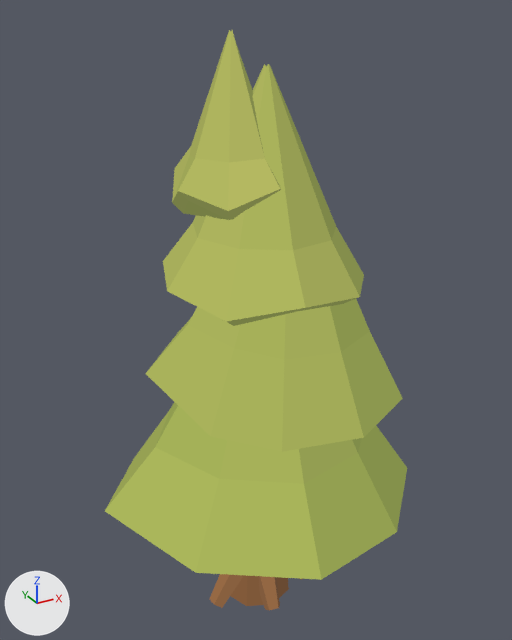
A saved change to the glTF model assets/models/forage_2_summer.glb.
Camera for both pictures: a camera (50 mm lens) standing at (-2.54, -4.61, 5.02) and looking at (0.0, 0.0, 2.72). The lights are fixed; the arrows at lower left show +X, +Y and +Z. The first picture is the older version. Vertices at exactly the same position are counted once.

Before the edit, the objects in view are built like this:
```python
me_rohstoff_2___summer = bpy.data.meshes.new('Rohstoff 2 · summer')
me_rohstoff_2___summer.from_pydata(...)  # 210 vertices, 380 faces; spans x -1.38..1.26, y -1.39..1.16, z -0.06..4.89
me_rohstoff_2___summer.materials.append(mat_gebackenes_sonnenlicht)
ob_rohstoff_2___summer = bpy.data.objects.new('Rohstoff 2 · summer', me_rohstoff_2___summer)
ob_rohstoff_2___summer.location = (0.0, 0.0, 0.0)
```
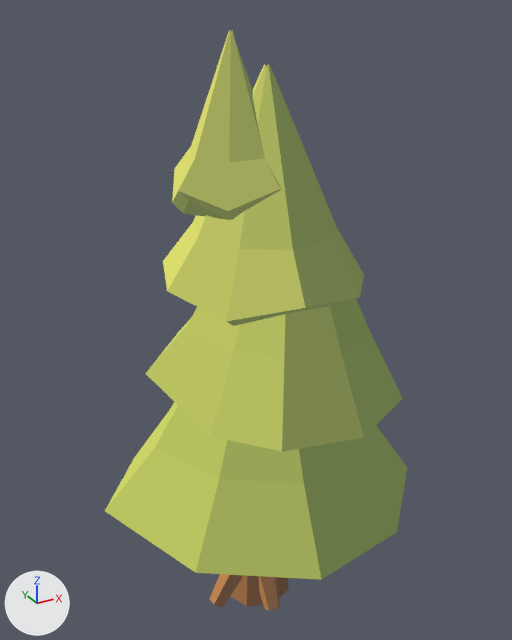
Changed parts and their boxes [x1, y1, x2, y2] in the pictures (512 x 640 px):
part 1 of me_rohstoff_2___summer, recoloured
    both: [214, 575, 302, 608]
part 2 of me_rohstoff_2___summer, recoloured (green to dark green)
    both: [172, 31, 407, 604]
part 3 of me_rohstoff_2___summer, recoloured
    both: [231, 575, 279, 611]
part 4 of me_rohstoff_2___summer, recoloured
    both: [105, 30, 321, 580]

The change in detail:
me_rohstoff_2___summer has 210 vertices, 380 faces and spans x -1.38..1.26, y -1.39..1.16, z -0.06..4.89.
me_rohstoff_2___summer is used by ob_rohstoff_2___summer; location (0.0, 0.0, 0.0).
me_rohstoff_2___summer part 1: 81 faces centred in x -0.49..0.47, y -0.41..0.35, z -0.05..1.84 are repainted in the vertex colours; the middle colour goes from brown #644833 to brown #5b4537.
me_rohstoff_2___summer part 2: 146 faces centred in x -0.66..1.13, y -1.13..1.02, z 0.22..4.88 are repainted in the vertex colours; the middle colour goes from green #777f46 to dark green #6e7a49.
me_rohstoff_2___summer part 3: 79 faces centred in x -1.17..1.19, y -1.24..1.07, z 0.22..3.14 are repainted in the vertex colours; the middle colour goes from dark green #717b42 to dark green #677344.
me_rohstoff_2___summer part 4: 74 faces centred in x -1.06..0.21, y -1.08..0.83, z 1.38..4.61 are repainted in the vertex colours; the middle colour goes from yellow #a4ad5a to yellow #b4bf5f.
